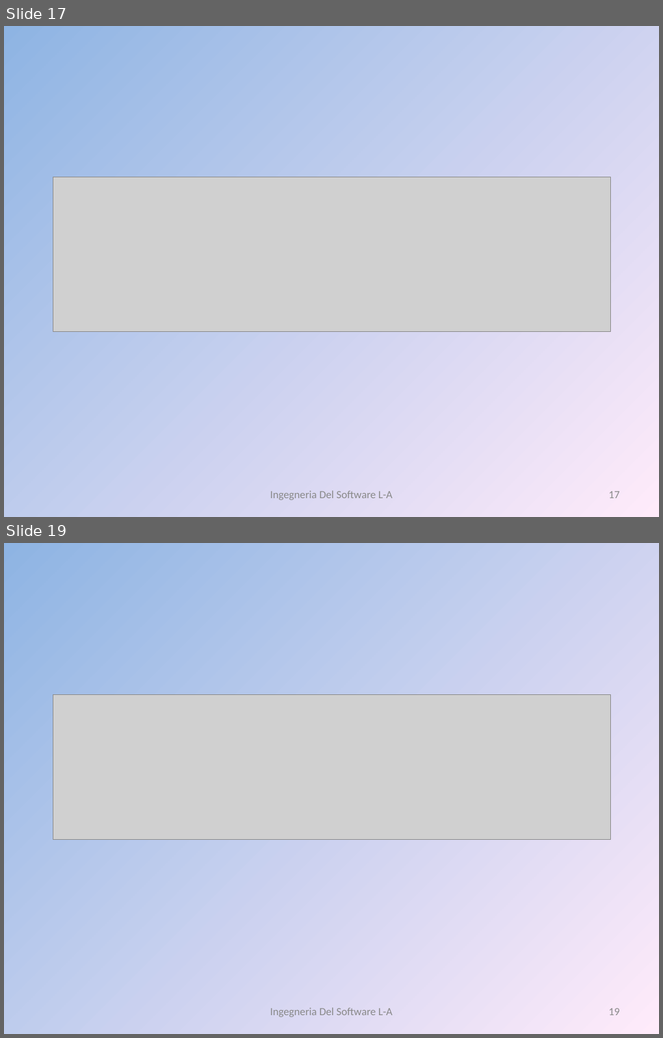
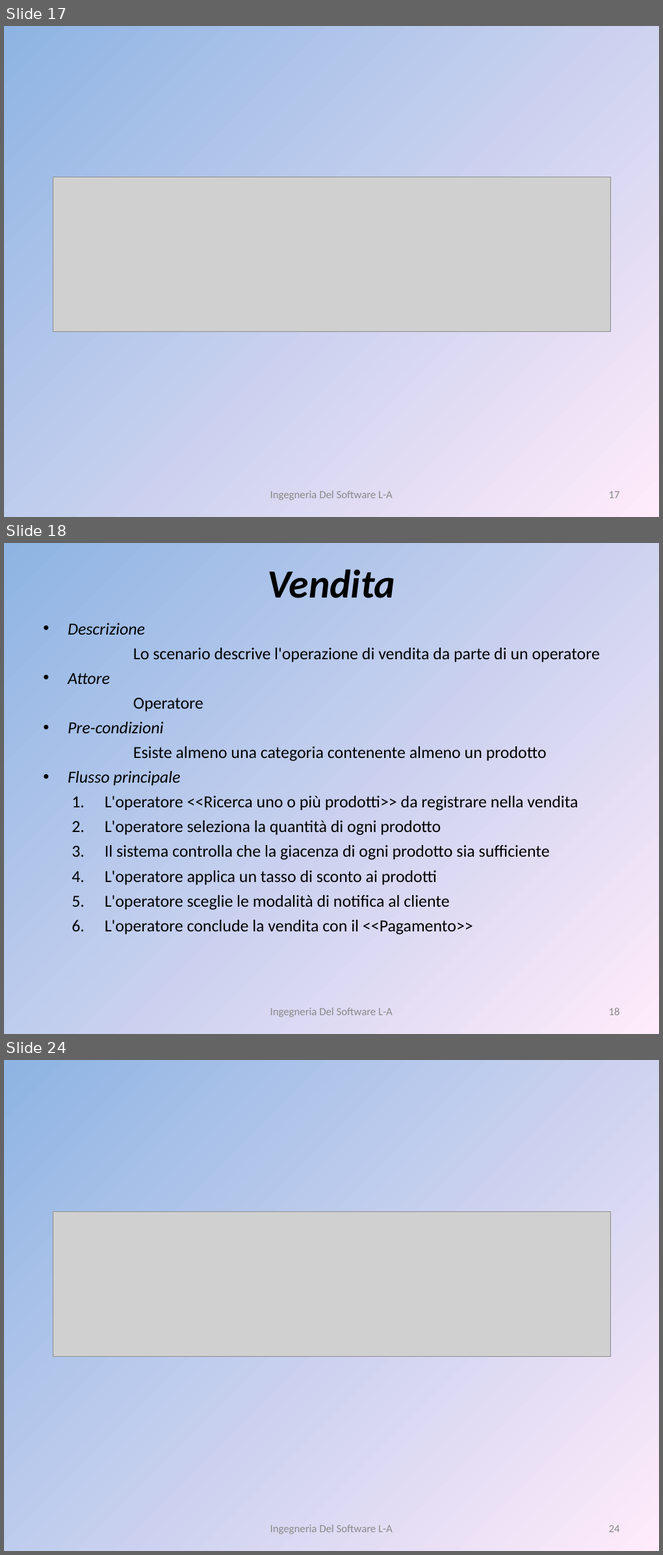
Before and after one commit to liannario/ingsoftbo, a slide deck: ViaggiateSicuri.ppt. Shown one above the other, each under a label of ours: slides 17 and 19 before the commit, slides 17, 18 and 24 after it; the slides between them are not shown. The pictures are 663x1038 and 663x1555 pixels, drawn with LibreOffice and Linux fonts; fonts in the diff are those of the drawing; grey boxes stand for pictures. Boxes give left, top, right and bottom in pixels: in the first picture for what was removed or moved away, otherwise in the second. Text is boxed around its words. In the diff, an @@ line names an element or a change of style, - is before the commit and + after.

```diff
--- a/ViaggiateSicuri.ppt
+++ b/ViaggiateSicuri.ppt
@@ slide 18 added at (x1=4, y1=543, x2=659, y2=1034), background gradient #8EB4E3 to #FFEBFA @@
@@ title added at (x1=268, y1=569, x2=396, y2=598), 44 pt, text #000000, bold, italic @@
+Vendita
@@ text added at (x1=68, y1=623, x2=600, y2=935), 18.5 pt, text #000000 @@
+• Descrizione
+Lo scenario descrive l'operazione di vendita da parte di un operatore
+• Attore
+Operatore
+• Pre-condizioni
+Esiste almeno una categoria contenente almeno un prodotto
+• Flusso principale
+  1. L'operatore <<Ricerca uno o più prodotti>> da registrare nella vendita
+  2. L'operatore seleziona la quantità di ogni prodotto
+  3. Il sistema controlla che la giacenza di ogni prodotto sia sufficiente
+  4. L'operatore applica un tasso di sconto ai prodotti
+  5. L'operatore sceglie le modalità di notifica al cliente
+  6. L'operatore conclude la vendita con il <<Pagamento>>
@@ text added at (x1=270, y1=1008, x2=393, y2=1017), 12 pt, text #898989 @@
+Ingegneria Del Software L-A
@@ page number added at (x1=609, y1=1008, x2=620, y2=1016), 12 pt, text #898989 @@
+18
@@ what was slide 19 is now slide 24 @@
@@ page number at (x1=609, y1=1525, x2=620, y2=1533): text changed @@
-19
+24
```
Also in this commit, not shown: 2 slides changed, 4 other slides added.
